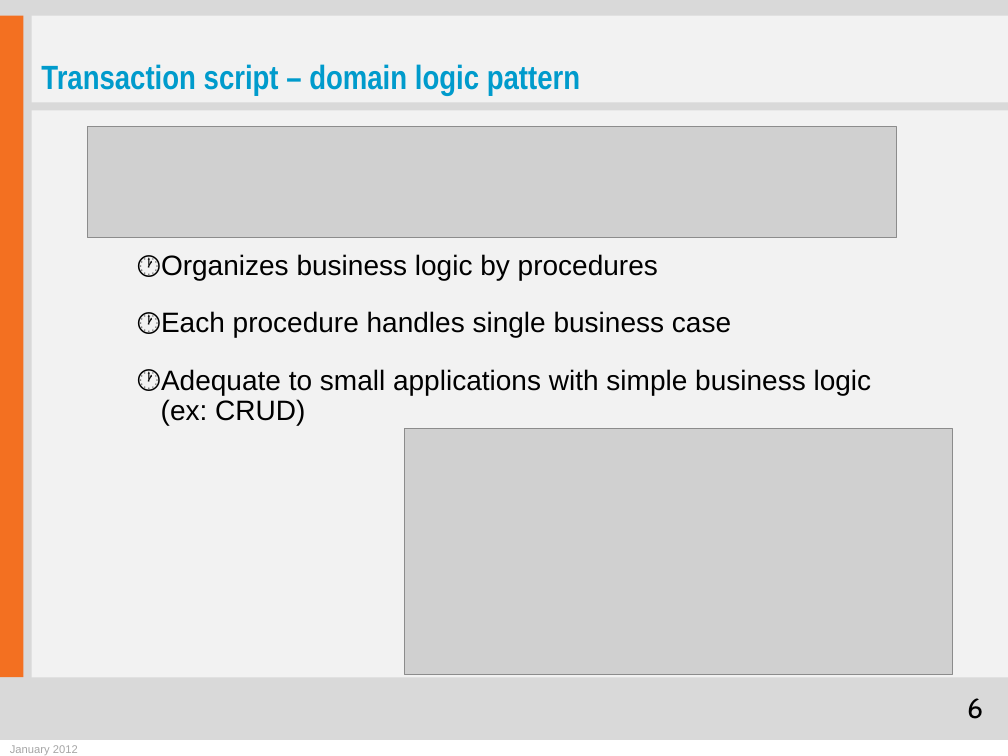
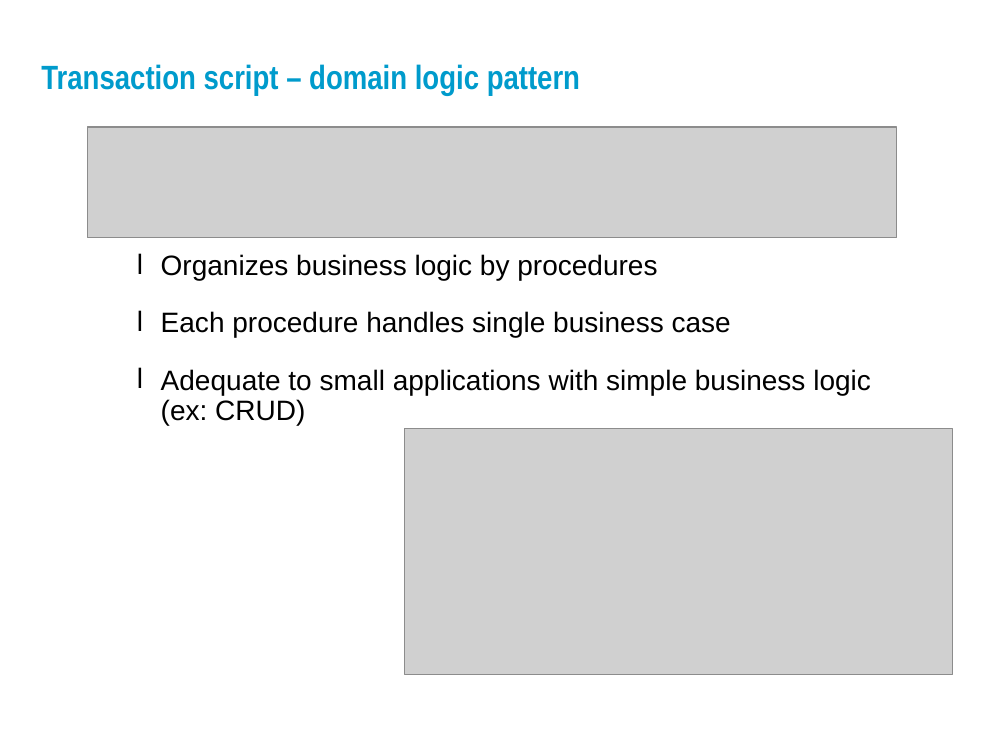
Before and after one commit to zrezur/MyPresentations, a slide deck: slide 6 of Domain driven design_1_en.pptx. Drawn at 1008x756 pixels with LibreOffice and Linux fonts; fonts in the diff are those of the drawing; grey boxes stand for pictures; background and template pictures are left out. Boxes give left, top, right and bottom in pixels: in the first picture for what was removed or moved away, otherwise in the second. Text is boxed around its words. In the diff, an @@ line names an element or a change of style, - is before the commit and + after.

```diff
--- a/Domain driven design_1_en.pptx
+++ b/Domain driven design_1_en.pptx
@@ background #D9D9D9 to picture (left out) @@
@@ rectangle removed at (x1=0, y1=16, x2=23, y2=677) @@
@@ rectangle removed at (x1=31, y1=16, x2=1008, y2=103) @@
@@ rectangle removed at (x1=31, y1=111, x2=1008, y2=677) @@
@@ text "Organizes business logic by procedures" at (x1=161, y1=254, x2=871, y2=425): bullet 🕐 to l @@
@@ page number removed at (x1=967, y1=698, x2=983, y2=719) @@
-6
@@ rectangle removed at (x1=0, y1=740, x2=1008, y2=756) @@
@@ text removed at (x1=10, y1=745, x2=78, y2=755) @@
-January 2012
```
Also in this commit, not shown: 10 other slides changed, 5 slides added.
